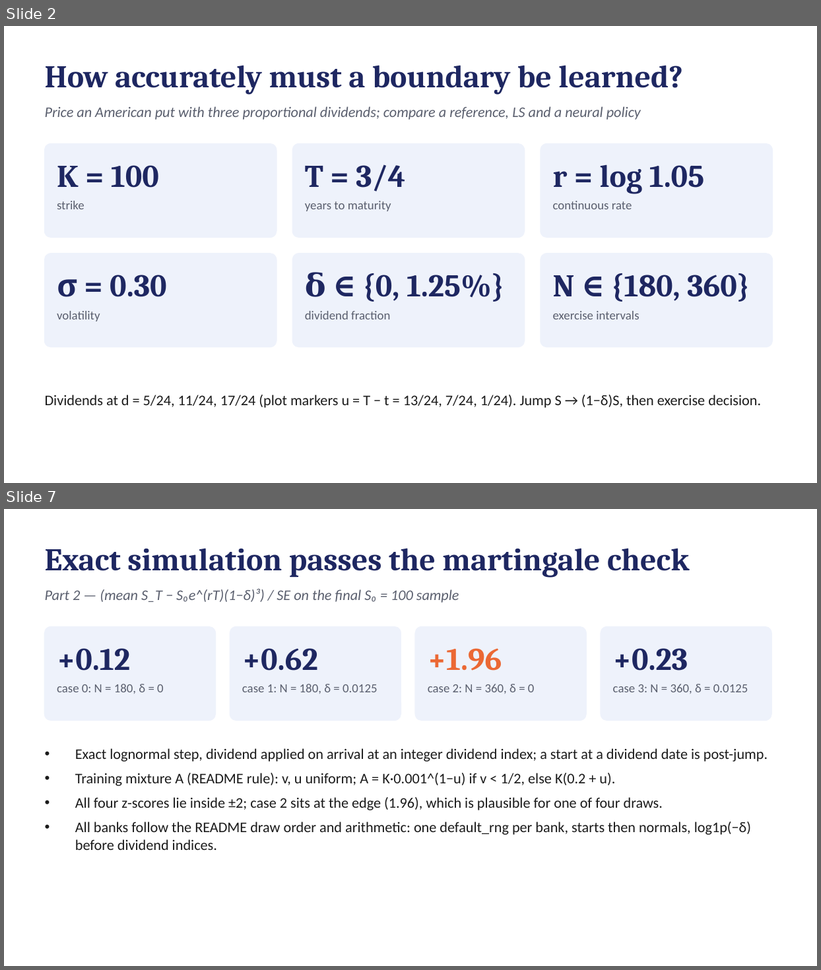
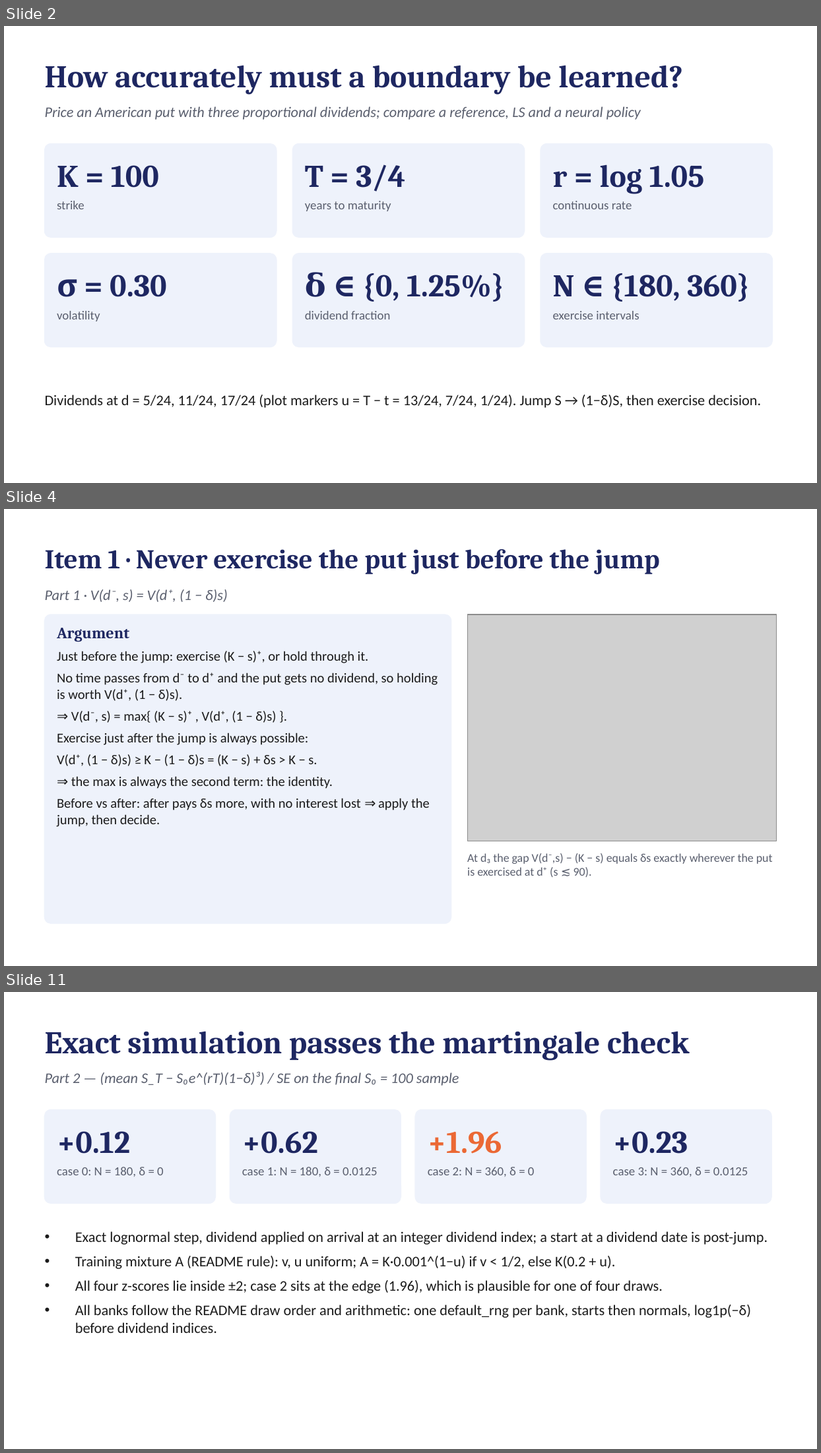
Before and after one commit to AditiJoshi12/MTH9821-NLA-HW1, a slide deck: slides.pptx. Shown one above the other, each under a label of ours: slides 2 and 7 before the commit, slides 2, 4 and 11 after it; the slides between them are not shown. The pictures are 821x970 and 821x1453 pixels, drawn with LibreOffice and Linux fonts; fonts in the diff are those of the drawing; grey boxes stand for pictures. Boxes give left, top, right and bottom in pixels: in the first picture for what was removed or moved away, otherwise in the second. Text is boxed around its words. In the diff, an @@ line names an element or a change of style, - is before the commit and + after.

Commit message:
Final: Part 1 slides, contributions

```diff
--- a/slides.pptx
+++ b/slides.pptx
@@ slide 4 added at <box>4,509,817,966</box>, background #FFFFFF @@
@@ text added at <box>45,549,659,574</box>, 24 pt, text #1E2761, bold @@
+Item 1 · Never exercise the put just before the jump
@@ text added at <box>45,590,228,602</box>, 13 pt, text #5A5F6E, italic @@
+Part 1 · V(d⁻, s) = V(d⁺, (1 − δ)s)
@@ rounded rectangle added at <box>45,615,451,923</box>, fill #EEF2FB, outline #EEF2FB 1 pt @@
@@ picture added at <box>467,615,776,842</box> @@
@@ text added at <box>57,628,438,827</box>, 12 pt, text #1B1B1B @@
+Argument
+Just before the jump: exercise (K − s)⁺, or hold through it.
+No time passes from d⁻ to d⁺ and the put gets no dividend, so holding is worth V(d⁺, (1 − δ)s).
+⇒ V(d⁻, s) = max{ (K − s)⁺ , V(d⁺, (1 − δ)s) }.
+Exercise just after the jump is always possible:
+V(d⁺, (1 − δ)s) ≥ K − (1 − δ)s = (K − s) + δs > K − s.
+⇒ the max is always the second term: the identity.
+Before vs after: after pays δs more, with no interest lost ⇒ apply the jump, then decide.
@@ text added at <box>467,854,773,877</box>, 10.5 pt, text #5A5F6E @@
+At d₃ the gap V(d⁻,s) − (K − s) equals δs exactly wherever the put is exercised at d⁺ (s ≲ 90).
@@ what was slide 7 is now slide 11 @@
```
Also in this commit, not shown: 5 slides changed, 4 other slides added, 1 slide removed, 19 other files.
